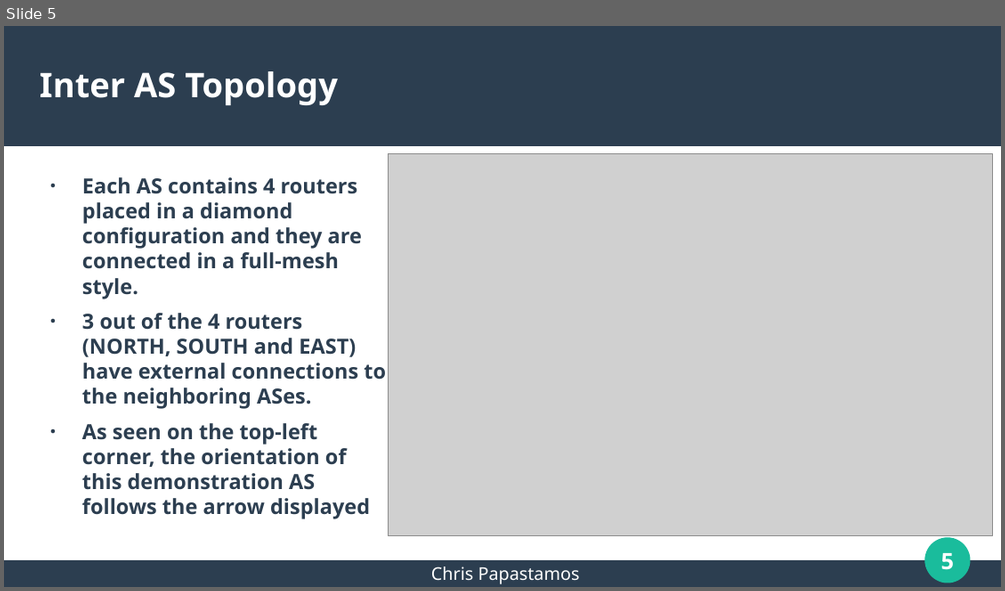
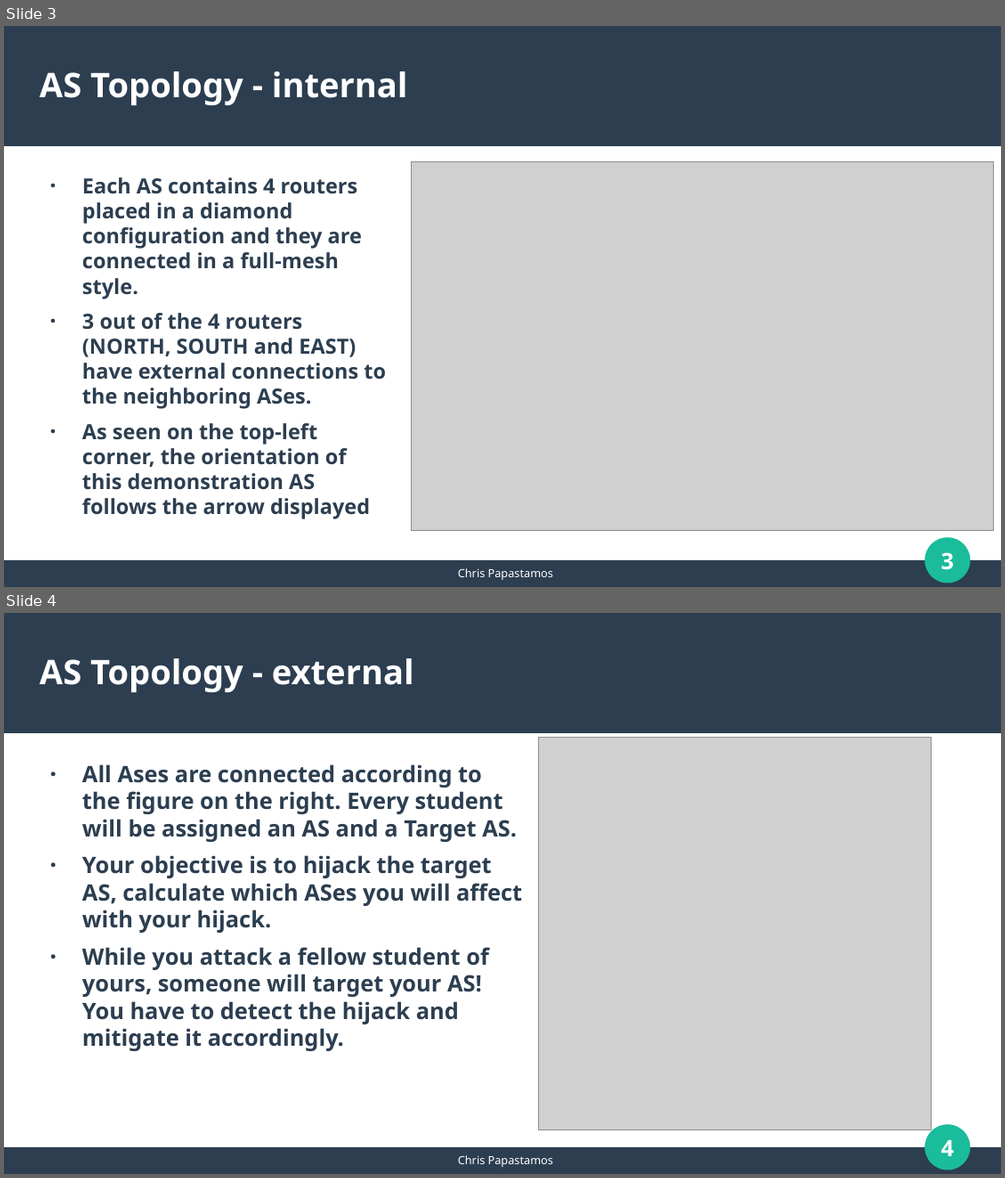
Before and after one commit to papastam/mini_internet_extention, a slide deck: HY436-Assignment4/session1/mini-internet_intro.odp. Shown one above the other, each under a label of ours: slide 5 before the commit, slides 3 and 4 after it. The pictures are 1005x591 and 1005x1178 pixels, drawn with LibreOffice and Linux fonts; fonts in the diff are those of the drawing; grey boxes stand for pictures. Boxes give left, top, right and bottom in pixels: in the first picture for what was removed or moved away, otherwise in the second. Text is boxed around its words. In the diff, an @@ line names an element or a change of style, - is before the commit and + after.

Commit message:
mini-internet intro complete

```diff
--- a/HY436-Assignment4/session1/mini-internet_intro.odp
+++ b/HY436-Assignment4/session1/mini-internet_intro.odp
@@ slide 4 added at [4,613,1001,1174], background #FFFFFF; not listed: 4 template elements that a slide beside it also shows @@
@@ title added at [40,658,414,692], 27 pt, text #FFFFFF, bold @@
+AS Topology - external
@@ picture added at [539,738,931,1130] @@
@@ text added at [82,764,522,1051], 18 pt, text #2C3E50, bold @@
+● All Ases are connected according to the figure on the right. Every student will be assigned an AS and a Target AS.
+● Your objective is to hijack the target AS, calculate which ASes you will affect with your hijack.
+● While you attack a fellow student of yours, someone will target your AS! You have to detect the hijack and mitigate it accordingly.
@@ text added at [458,1155,553,1167], 9 pt, text #FFFFFF @@
+Chris Papastamos
@@ what was slide 5 is now slide 3 @@
@@ slide 3 changed as well @@
@@ title at [40,71,408,105]: text changed @@
-Inter AS Topology
+AS Topology - internal
@@ picture: place and size @@
-picture at [388,153,993,536]
+picture at [411,161,994,531]
@@ page number at [941,552,955,570]: text changed @@
-5
+3
@@ text "Chris Papastamos" at [458,568,553,580]: size 14 to 9 pt @@
```
Also in this commit, not shown: 5 other slides changed, 5 other slides added, 2 slides removed, 1 other file.
